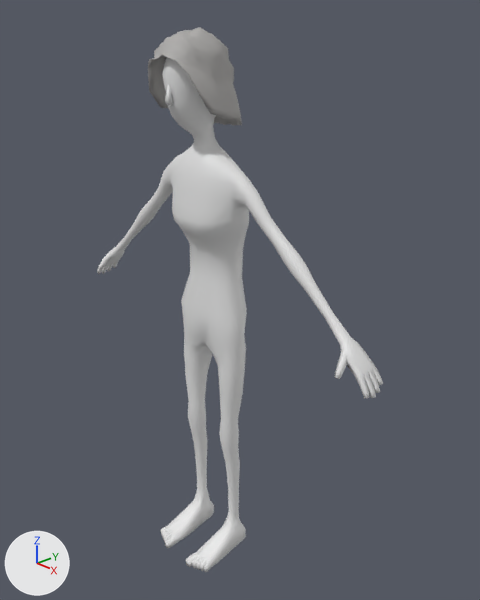
A saved change to the Blender file assets/models/human_elder_female/human_elder_female_thin.blend.
Rendered twice from a 50 mm lens placed at (1.369, -1.174, 1.598), pointed at (0.058, 0.051, 0.856). Every picture has the same lights, and +X, +Y and +Z are marked at lower left. The first picture is the older version.

Objects in the first picture: 'Body', 'Hair_curly_grey'.
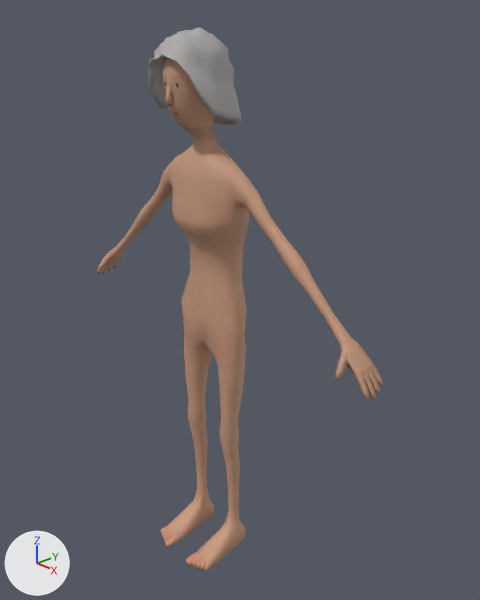
Where the change shows, as pixel boxes (x1, y1, x2, y2) in the pictures (480 x 600 px):
```json
{"object": "Body", "change": "recoloured", "before": [97, 58, 383, 572], "after": [97, 58, 383, 572], "on screen": "white to beige"}
```

Scene script edits in JSON lines:
```json
{"op": "add", "block": "img_human_elder_female_roughness_png", "code": ["img_human_elder_female_roughness_png = load_image('human_elder_female_Roughness.png', 'human_elder_female_Roughness.png', 1024, 1024, 'Non-Color')"]}
{"op": "add", "block": "img_human_elder_female_color_png", "code": ["img_human_elder_female_color_png = load_image('human_elder_female_Color.png', 'human_elder_female_Color.png', 1024, 1024, 'sRGB')"]}
{"op": "add", "block": "img_human_elder_female_normal_png", "code": ["img_human_elder_female_normal_png = load_image('human_elder_female_Normal.png', 'human_elder_female_Normal.png', 1024, 1024, 'Non-Color')"]}
{"op": "add", "block": "mat_skin", "code": ["mat_skin = bpy.data.materials.new('Skin')", "# uses the picture img_human_elder_female_color_png", "# uses the picture img_human_elder_female_normal_png", "# uses the picture img_human_elder_female_roughness_png"]}
{"block": "me_body", "where": "me_body.from_pydata(...)  # 1171 vertices, 1178 faces; spans x -0.59..0.59, y -0.17..0.08, z 0.0..1.56"}
{"op": "add", "block": "me_body", "code": "me_body.materials.append(mat_skin)"}
```
